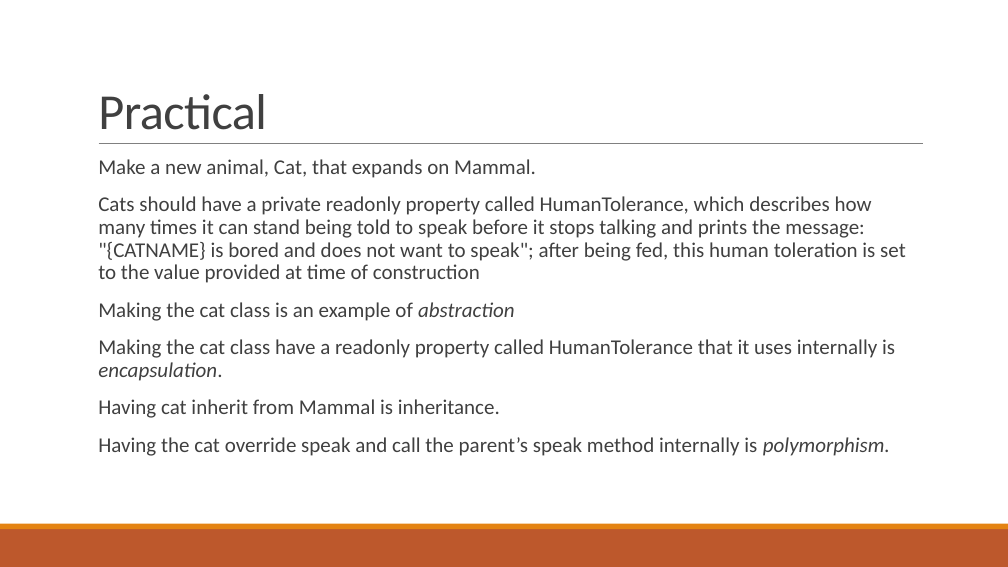
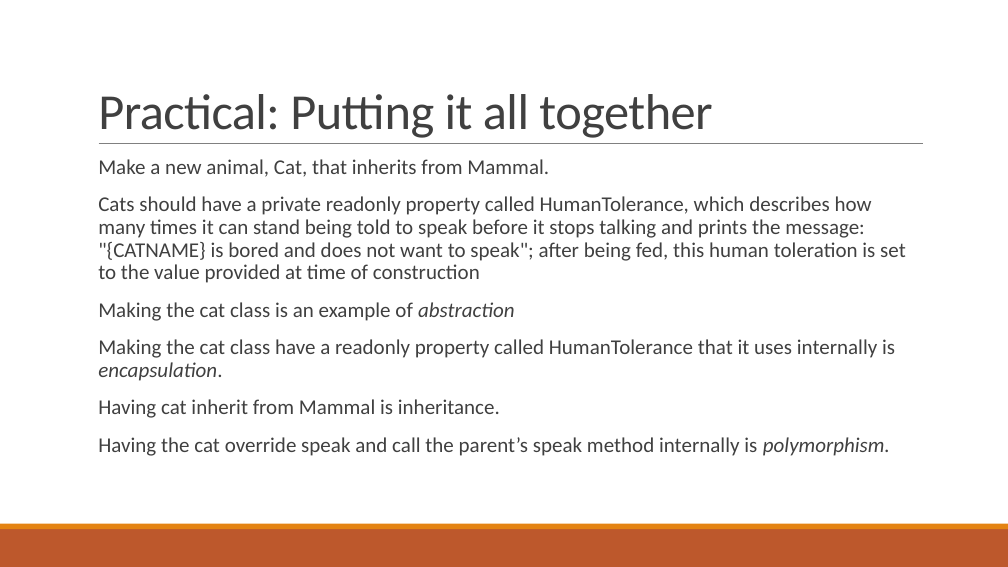
Before and after one commit to Troy-Web-Consulting/twc-training-oop-fundamentals, a slide deck: slide 18 of presentation.pptx. Drawn at 1008x567 pixels with LibreOffice and Linux fonts; fonts in the diff are those of the drawing. Boxes give left, top, right and bottom in pixels: in the first picture for what was removed or moved away, otherwise in the second. Text is boxed around its words. In the diff, an @@ line names an element or a change of style, - is before the commit and + after.

```diff
--- a/presentation.pptx
+++ b/presentation.pptx
@@ title at (x1=98, y1=94, x2=712, y2=138): text changed @@
-Practical
+Practical: Putting it all together
@@ text at (x1=98, y1=159, x2=549, y2=177): text changed @@
-  Make a new animal, Cat, that expands on Mammal.
+  Make a new animal, Cat, that inherits from Mammal.
```
Also in this commit, not shown: 11 other slides changed, 1 slide added, 1 slide removed, 10 other files.
